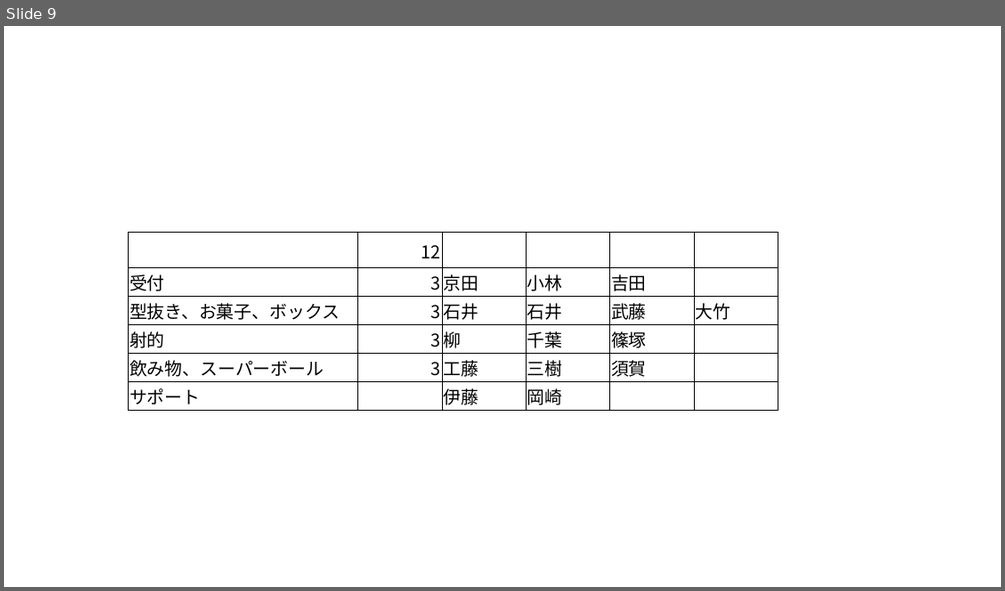
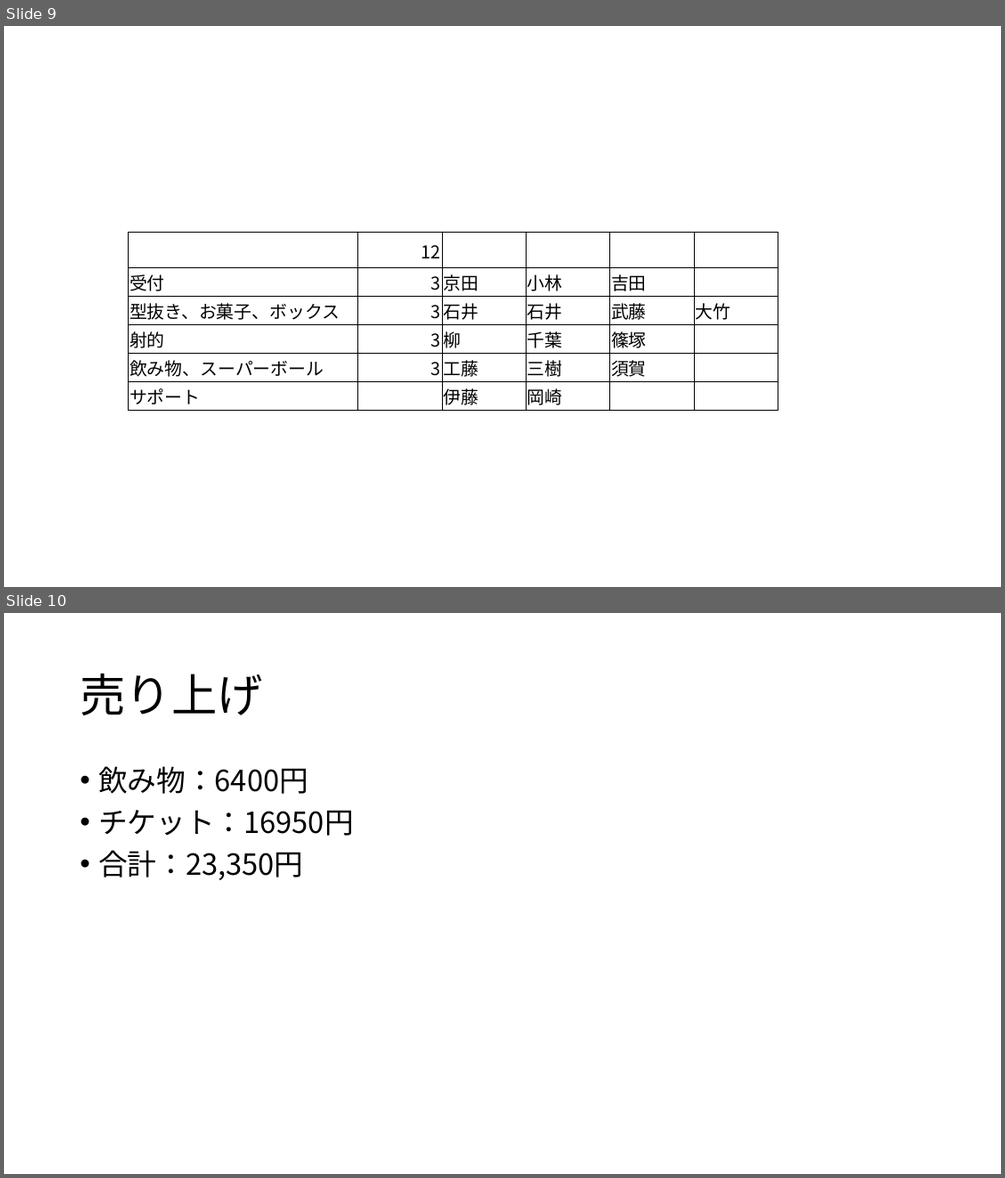
Before and after one commit to kuniakisnow/neighborhood, a slide deck: 2022年度/行事/③夏祭り/準備資料/準備資料（班長会で配布）/実行委員会資料20220807.pptx. Shown one above the other, each under a label of ours: slide 9 before the commit, slides 9 and 10 after it. The pictures are 1005x591 and 1005x1178 pixels, drawn with LibreOffice and Linux fonts; fonts in the diff are those of the drawing. Boxes give left, top, right and bottom in pixels: in the first picture for what was removed or moved away, otherwise in the second. Text is boxed around its words. In the diff, an @@ line names an element or a change of style, - is before the commit and + after.

```diff
--- a/2022年度/行事/③夏祭り/準備資料/準備資料（班長会で配布）/実行委員会資料20220807.pptx
+++ b/2022年度/行事/③夏祭り/準備資料/準備資料（班長会で配布）/実行委員会資料20220807.pptx
@@ slide 10 added at (x1=4, y1=613, x2=1001, y2=1174), background #FFFFFF @@
@@ title added at (x1=80, y1=674, x2=262, y2=715), 44 pt, text #000000 @@
+売り上げ
@@ text added at (x1=98, y1=766, x2=353, y2=880), 28 pt, text #000000 @@
+• 飲み物：6400円
+• チケット：16950円
+• 合計：23,350円
```
Also in this commit, not shown: 3 other files.
